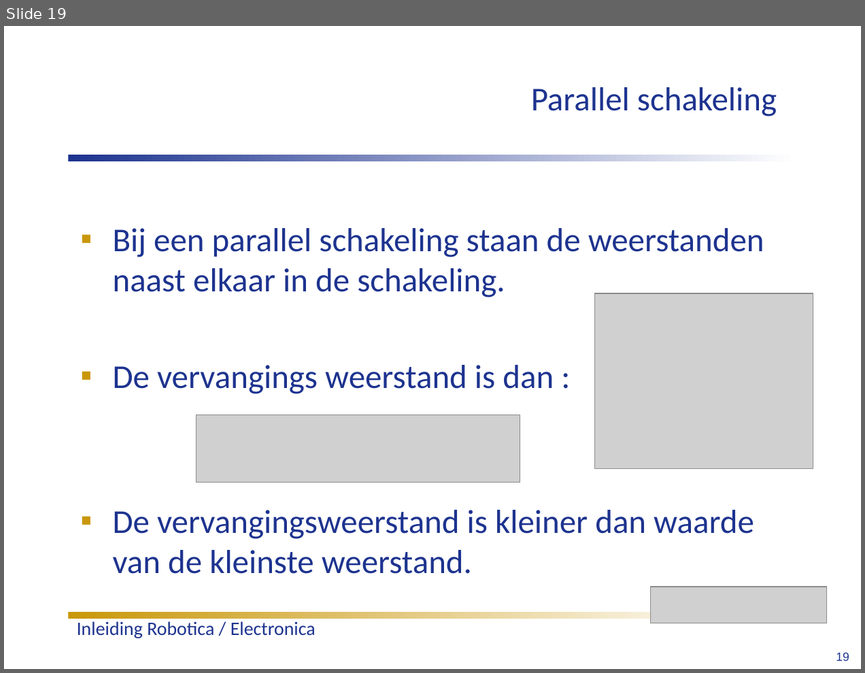
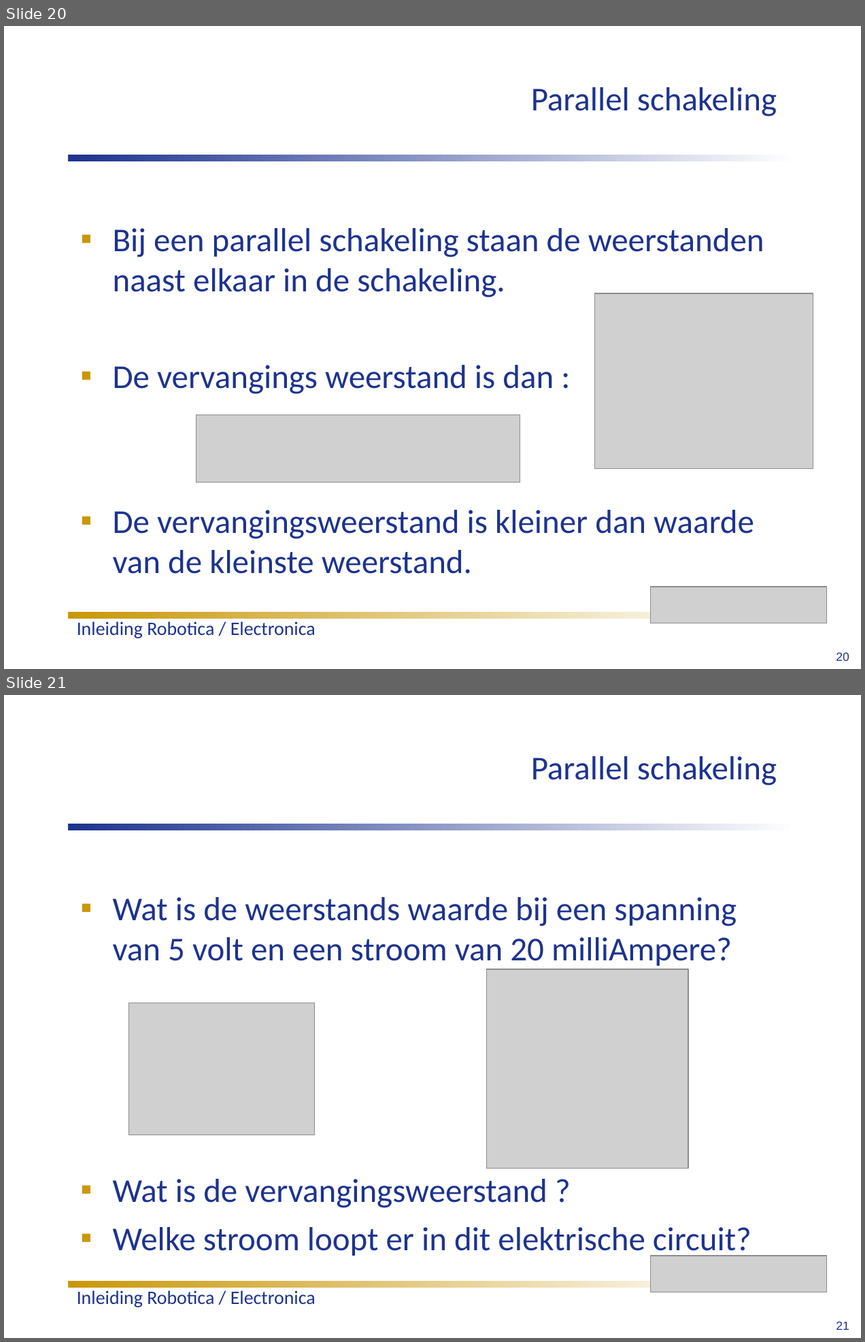
Before and after one commit to humiq/Greendevelopment, a slide deck: trunk/documents/Colleges/ISIROB College 1.ppt. Shown one above the other, each under a label of ours: slide 19 before the commit, slides 20 and 21 after it. The pictures are 865x673 and 865x1342 pixels, drawn with LibreOffice and Linux fonts; fonts in the diff are those of the drawing; grey boxes stand for pictures; background and template pictures are left out. Boxes give left, top, right and bottom in pixels: in the first picture for what was removed or moved away, otherwise in the second. Text is boxed around its words. In the diff, an @@ line names an element or a change of style, - is before the commit and + after.

```diff
--- a/trunk/documents/Colleges/ISIROB College 1.ppt
+++ b/trunk/documents/Colleges/ISIROB College 1.ppt
@@ slide 21 added at (4, 695, 861, 1338), background #FFFFFF; not listed: 2 template elements that a slide beside it also shows @@
@@ title added at (531, 756, 776, 785), 28 pt, text #1D338F @@
+Parallel schakeling
@@ rectangle added at (68, 824, 797, 830), fill gradient #1D338F to #FFFFFF @@
@@ text added at (113, 897, 751, 1258), 28 pt, text #1D338F @@
+▪ Wat is de weerstands waarde bij een spanning van 5 volt en een stroom van 20 milliAmpere?
+▪ Wat is de vervangingsweerstand ?
+▪ Welke stroom loopt er in dit elektrische circuit?
@@ picture added at (486, 969, 687, 1168) @@
@@ picture added at (129, 1002, 315, 1134) @@
@@ picture added at (650, 1255, 827, 1292) @@
@@ rectangle added at (68, 1280, 753, 1287), fill gradient #C99709 to #FFFFFF @@
@@ text added at (77, 1290, 315, 1307), 16 pt, text #1D338F @@
+Inleiding Robotica / Electronica
@@ page number added at (836, 1321, 849, 1329), 10 pt, text #1D338F @@
+21
@@ what was slide 19 is now slide 20 @@
@@ page number at (836, 652, 849, 660): text changed @@
-19
+20
```
Also in this commit, not shown: 24 other slides changed, 1 other slide added.
